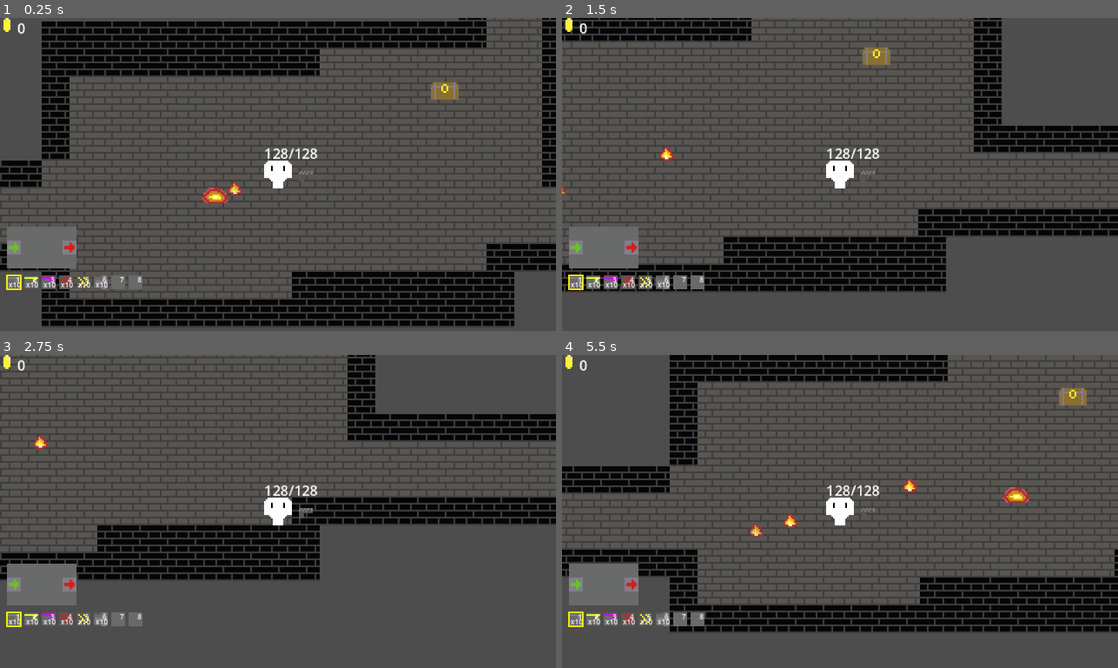
Above: before the commit, frames 1-4 (two rows, left to right).
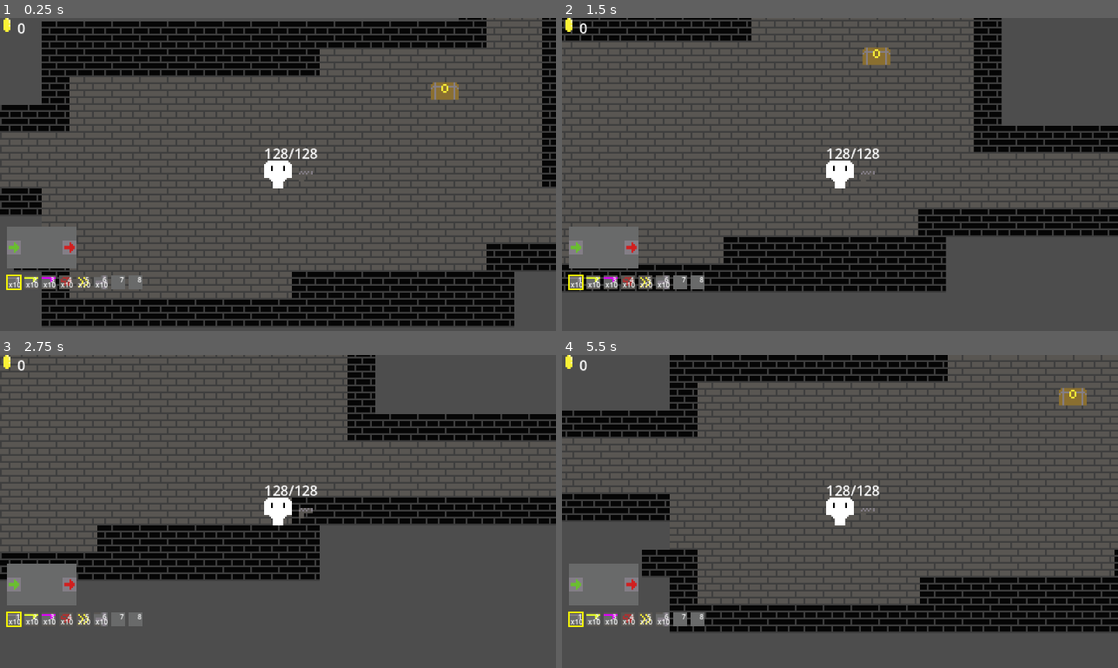
Above: after the commit, the same moments.

Repository: Kimbix/gun-factory-game
Game: Godot game, scene res://main.tscn
Same seed, same stepped clock (60 frames per second), same inputs: the game is played once before the commit and once after it.
Inputs (mouse positions are in pixels of both pictures, inside the frame that each line leads up to):
- Up to frame 1 (0.25 s): no input
- Up to frame 2 (1.5 s): tap Enter at 0.5 s; move the mouse to (962, 158) at 0.52 s; press the mouse at (962, 158) at 0.53 s; hold D (move_right) 0.53-1.28 s; move the mouse to (728, 190) at 1.27 s; release the mouse at (728, 190) at 1.28 s; hold S (move_down) from 1.28 s (still down); click (728, 190) at 1.35 s
- Up to frame 3 (2.75 s): move the mouse to (333, 442) at 2.02 s; release S (move_down) at 2.03 s; hold D (move_right) from 2.03 s (still down); hold E (interact) from 2.03 s (still down); click (333, 442) at 2.3 s
- Up to frame 4 (5.5 s): tap Space at 2.75 s; move the mouse to (812, 574) at 2.77 s; release D (move_right) at 2.78 s; release E (interact) at 2.78 s; hold W (move_up) 2.78-3.53 s; tap 1 at 2.85 s; click (812, 574) at 3.05 s; move the mouse to (1006, 558) at 3.52 s; press the mouse at (1006, 558) at 3.53 s; hold A (move_left) 3.53-5.03 s; tap 2 at 3.6 s; move the mouse to (673, 464) at 4.27 s; release the mouse at (673, 464) at 4.28 s; tap 3 at 4.35 s; click (673, 464) at 4.55 s; move the mouse to (867, 511) at 5.02 s; press the mouse at (867, 511) at 5.03 s; hold S (move_down) from 5.03 s (still down); tap 4 at 5.1 s

The runs differ from the first frame. In frame 1, 2.1% of the frame differs, in the area x 0-44%, y 27-81%; in frame 2, 0.1%; in frame 3, less than 0.1%; in frame 4, 5.1%, in the area x 0-84%, y 17-71%.
Error after the commit: Parse Error: Cannot call on an expression. Use ".call()" if it's a Callable. (res://scripts/world/room_activator.gd:87)

Commit message:
remove count from SpawnEntry; one enemy per spawn point Marker2D, cycles through wave entries

Diff:
--- a/assets/rooms/room_1.tscn
+++ b/assets/rooms/room_1.tscn
@@ -4,7 +4,31 @@
 [ext_resource type="TileSet" uid="uid://bakby8fee5i1o" path="res://assets/terrain/terrain_tileset.tres" id="2_is5ow"]
 [ext_resource type="PackedScene" uid="uid://c1kky74w3bq7x" path="res://chest.tscn" id="3_pxa42"]
 [ext_resource type="Resource" uid="uid://dmk4wvxx8aurd" path="res://assets/loot/chest_loot.tres" id="4_33g14"]
-[ext_resource type="PackedScene" path="res://slime_enemy.tscn" id="5_33g14"]
+[ext_resource type="PackedScene" uid="uid://b2w52twuygrpi" path="res://chase_enemy.tscn" id="5_33g14"]
+[ext_resource type="Script" uid="uid://3sykxnduwbpn" path="res://scripts/world/room_activator.gd" id="6_3n1bf"]
+[ext_resource type="Script" uid="uid://c4jc1lx7hnxh5" path="res://scripts/world/wave.gd" id="6_7b23q"]
+[ext_resource type="Script" uid="uid://us1mxv43lo2o" path="res://scripts/world/spawn_entry.gd" id="7_i5pad"]
+[ext_resource type="PackedScene" path="res://door_barrier.tscn" id="7_xg7ad"]
+[ext_resource type="PackedScene" uid="uid://b2g2wddb01e4m" path="res://slime_fire.tscn" id="8_u8nfi"]
+
+[sub_resource type="Resource" id="Resource_r3t7o"]
+script = ExtResource("7_i5pad")
+enemy = ExtResource("8_u8nfi")
+
+[sub_resource type="Resource" id="Resource_x0ron"]
+script = ExtResource("6_7b23q")
+entries = Array[ExtResource("7_i5pad")]([SubResource("Resource_r3t7o")])
+
+[sub_resource type="Resource" id="Resource_t03ab"]
+script = ExtResource("7_i5pad")
+enemy = ExtResource("5_33g14")
+
+[sub_resource type="Resource" id="Resource_7htgb"]
+script = ExtResource("6_7b23q")
+entries = Array[ExtResource("7_i5pad")]([SubResource("Resource_t03ab")])
+
+[sub_resource type="RectangleShape2D" id="RectangleShape2D_x0ron"]
+size = Vector2(16, 48)
 
 [node name="Room" type="Node2D" unique_id=650232048]
 script = ExtResource("1_4ikea")
@@ -27,5 +51,42 @@
 position = Vector2(40, 40)
 loot_table = ExtResource("4_33g14")
 
-[node name="SlimeEnemy" parent="." unique_id=1546651383 instance=ExtResource("5_33g14")]
-position = Vector2(160, 96)
+[node name="RoomActivator" type="Area2D" parent="." unique_id=1587240890]
+position = Vector2(24, 72)
+script = ExtResource("6_3n1bf")
+waves = Array[ExtResource("6_7b23q")]([SubResource("Resource_x0ron"), SubResource("Resource_7htgb")])
+
+[node name="LeftEntrance" type="CollisionShape2D" parent="RoomActivator" unique_id=193775687]
+position = Vector2(8, 0)
+shape = SubResource("RectangleShape2D_x0ron")
+
+[node name="RightEntrance" type="CollisionShape2D" parent="RoomActivator" unique_id=2064298050]
+position = Vector2(216, 32)
+shape = SubResource("RectangleShape2D_x0ron")
+
+[node name="DoorBarrier" parent="." unique_id=1801586300 instance=ExtResource("7_xg7ad")]
+visible = true
+position = Vector2(8, 56)
+
+[node name="DoorBarrier2" parent="." unique_id=48602143 instance=ExtResource("7_xg7ad")]
+visible = true
+position = Vector2(8, 72)
+
+[node name="DoorBarrier3" parent="." unique_id=1560287351 instance=ExtResource("7_xg7ad")]
+visible = true
+position = Vector2(8, 88)
+
+[node name="DoorBarrier4" parent="." unique_id=1942317064 instance=ExtResource("7_xg7ad")]
+visible = true
+position = Vector2(264, 88)
+
+[node name="DoorBarrier5" parent="." unique_id=1182574227 instance=ExtResource("7_xg7ad")]
+visible = true
+position = Vector2(264, 104)
+
+[node name="DoorBarrier6" parent="." unique_id=1773585851 instance=ExtResource("7_xg7ad")]
+visible = true
+position = Vector2(264, 120)
+
+[node name="SpawnPoint" type="Marker2D" parent="." unique_id=1745821132]
+position = Vector2(128, 88)
--- a/scripts/world/room_activator.gd
+++ b/scripts/world/room_activator.gd
@@ -77,20 +77,21 @@
 		room_cleared.emit()
 		return
 	var wave := waves[_current_wave]
-	for entry in wave.entries:
-		for i in entry.count:
-			_spawn_enemy(entry.enemy)
-			if entry.count > 1:
-				await get_tree().create_timer(0.15).timeout
-	_active_enemies += wave.total_count()
+	var entries := wave.entries
+	if entries.is_empty() or _spawn_points.is_empty():
+		_active_enemies += 0
+	else:
+		for i in _spawn_points.size():
+			var entry := entries[i % entries.size()]
+			_spawn_enemy(entry.enemy, _spawn_points[i])
+			_active_enemies += 1()
 
 
-func _spawn_enemy(scene: PackedScene) -> void:
+func _spawn_enemy(scene: PackedScene, at: Marker2D) -> void:
 	if scene == null:
 		return
 	var enemy := scene.instantiate()
-	var pos := _pick_spawn_position()
-	enemy.position = pos
+	enemy.position = at.global_position
 	var parent := get_parent()
 	if parent != null:
 		parent.add_child(enemy)
@@ -101,12 +102,6 @@
 		be.died.connect(_on_enemy_died)
 
 
-func _pick_spawn_position() -> Vector2:
-	if _spawn_points.is_empty():
-		return position + Vector2(randi_range(-32, 32), randi_range(-32, 32))
-	return _spawn_points.pick_random().global_position
-
-
 func _on_enemy_died() -> void:
 	_active_enemies -= 1
 	if _active_enemies <= 0:
--- a/scripts/world/spawn_entry.gd
+++ b/scripts/world/spawn_entry.gd
@@ -2,4 +2,3 @@
 extends Resource
 
 @export var enemy: PackedScene
-@export var count: int = 1
--- a/scripts/world/wave.gd
+++ b/scripts/world/wave.gd
@@ -2,10 +2,3 @@
 extends Resource
 
 @export var entries: Array[SpawnEntry] = []
-
-
-func total_count() -> int:
-	var total := 0
-	for e in entries:
-		total += e.count
-	return total
Not shown, added: scripts/world/room_activator.gd.uid
Not shown, added: scripts/world/spawn_entry.gd.uid
Not shown, added: scripts/world/wave.gd.uid
